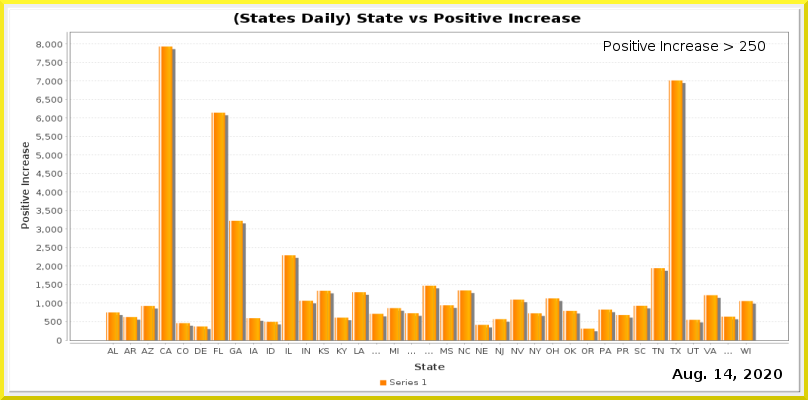
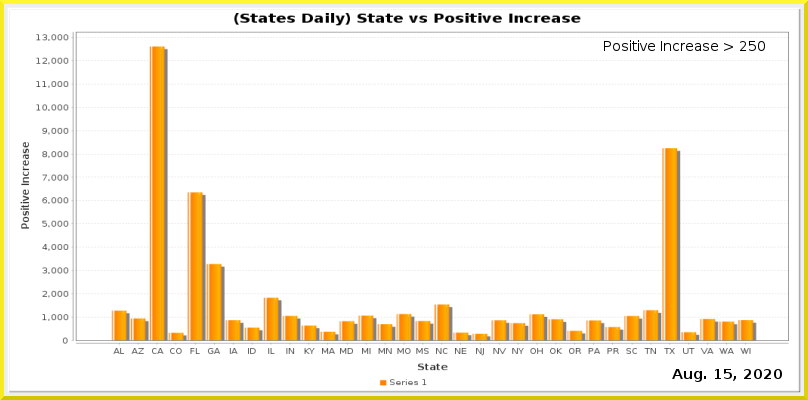
Layer changes from the first 808 × 400 image to the second:
painted on "Current Date" over [left=724, top=369, right=732, bottom=379]
painted on "Date_vs_TestIncrease.png" over [left=36, top=31, right=789, bottom=371]
